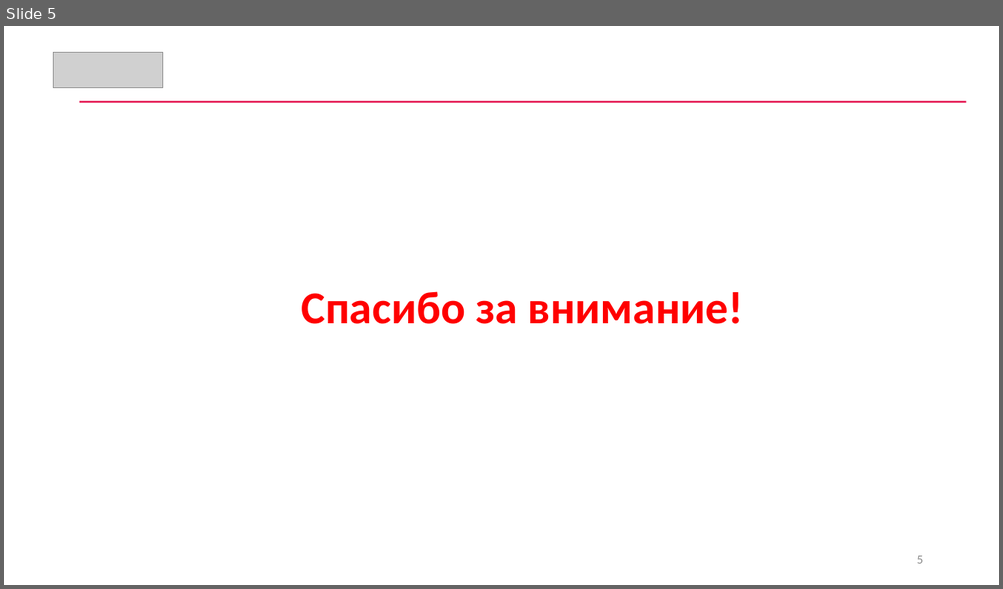
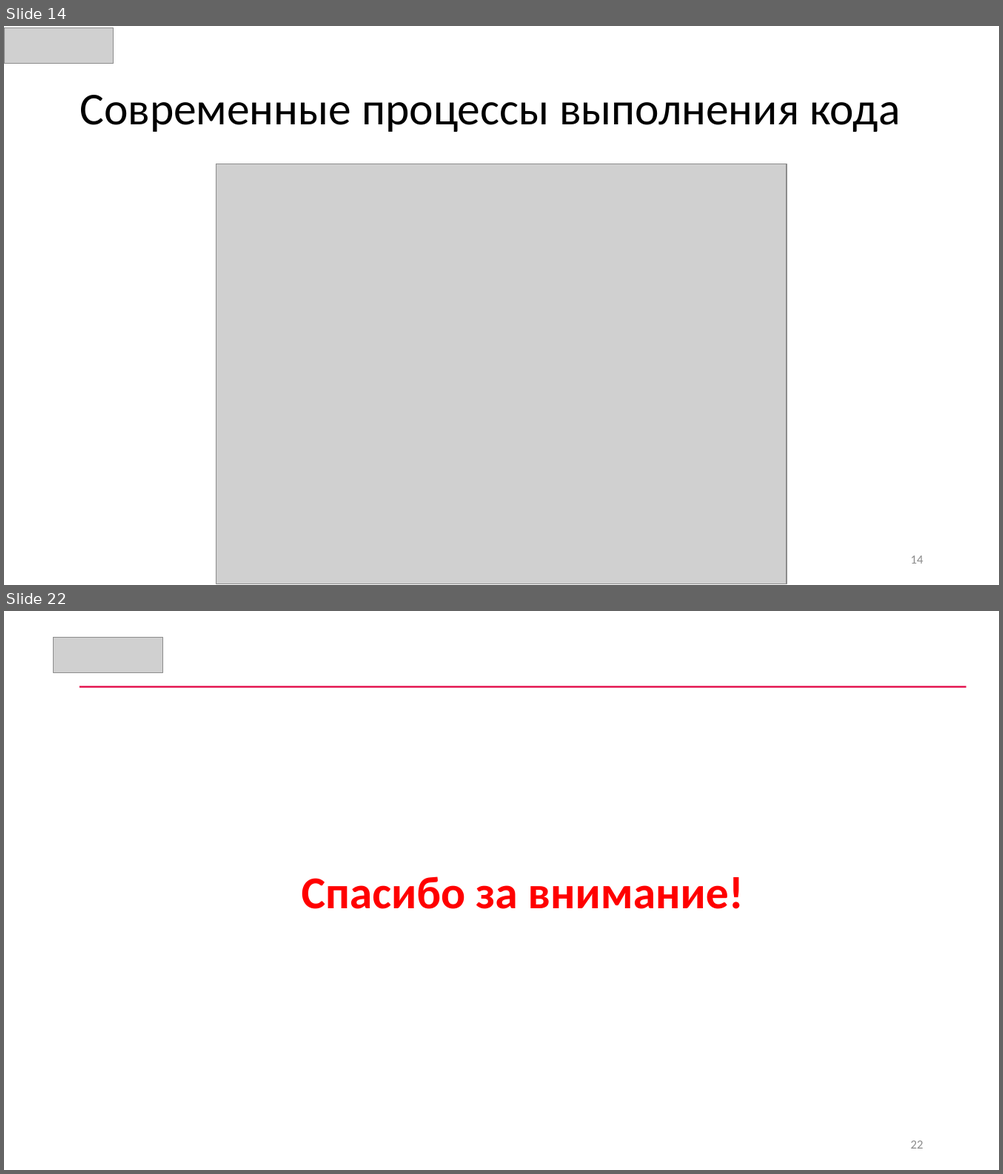
Before and after one commit to CyberLympha/AI-for-IS-Course, a slide deck: Лекции/Анализ вредоносного программного обеспечения.pptx. Shown one above the other, each under a label of ours: slide 5 before the commit, slides 14 and 22 after it; the slides between them are not shown. The pictures are 1003x589 and 1003x1174 pixels, drawn with LibreOffice and Linux fonts; fonts in the diff are those of the drawing; grey boxes stand for pictures. Boxes give left, top, right and bottom in pixels: in the first picture for what was removed or moved away, otherwise in the second. Text is boxed around its words. In the diff, an @@ line names an element or a change of style, - is before the commit and + after.

```diff
--- a/Лекции/Анализ вредоносного программного обеспечения.pptx
+++ b/Лекции/Анализ вредоносного программного обеспечения.pptx
@@ slide 14 added at (4,26,999,585), background #FFFFFF @@
@@ picture added at (4,28,114,63) @@
@@ title added at (79,95,899,132), 44 pt, text #000000 @@
+Современные процессы выполнения кода
@@ picture added at (216,164,787,585) @@
@@ page number added at (910,556,923,564), 12 pt, text #8B8B8B @@
+14
@@ what was slide 5 is now slide 22 @@
@@ page number at (910,1141,923,1149): text changed @@
-5
+22
```
Also in this commit, not shown: 2 slides changed, 17 other slides added, 1 slide removed, 1 other file.
